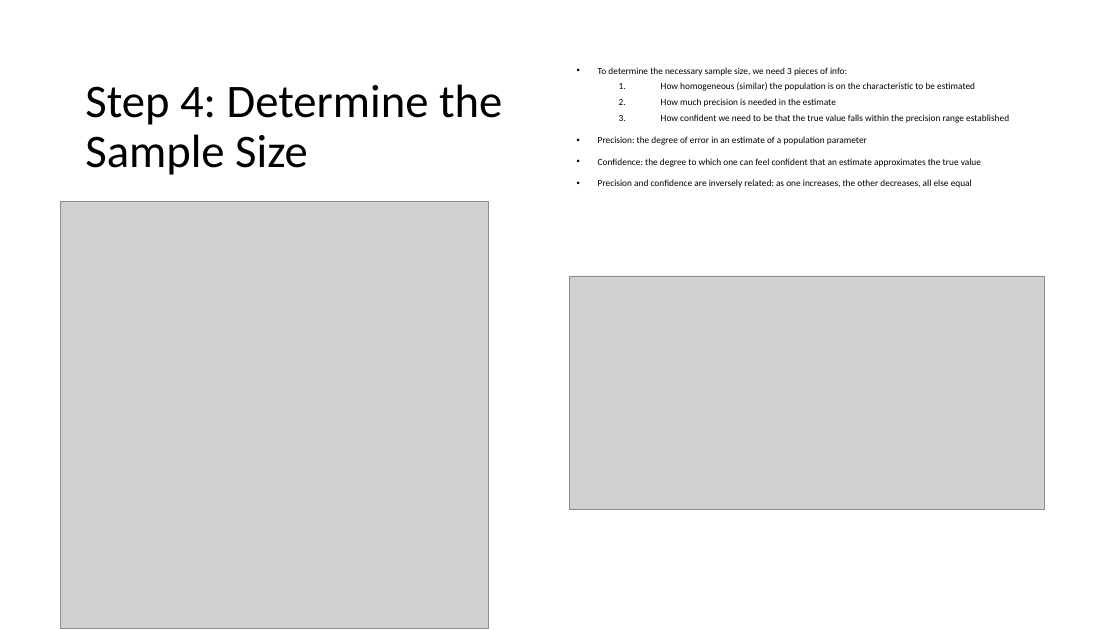
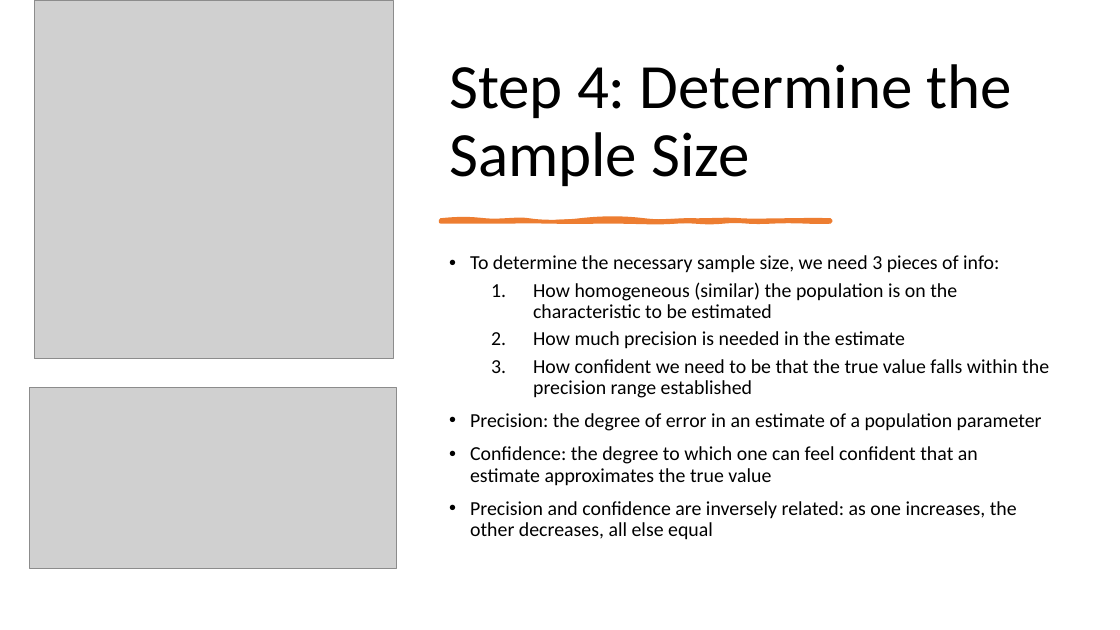
Before and after one commit to mikenguyen13/mar4050, a slide deck: slide 32 of lectures/6/2_Questionnaire Analysis.pptx. Drawn at 1120x630 pixels with LibreOffice and Linux fonts; fonts in the diff are those of the drawing; grey boxes stand for pictures. Boxes give left, top, right and bottom in pixels: in the first picture for what was removed or moved away, otherwise in the second. Text is boxed around its words. In the diff, an @@ line names an element or a change of style, - is before the commit and + after.

```diff
--- a/lectures/6/2_Questionnaire Analysis.pptx
+++ b/lectures/6/2_Questionnaire Analysis.pptx
@@ picture: place and size @@
-picture at [60,202,488,629]
+picture at [34,0,393,359]
@@ title "Step 4: Determine the Sample ...": place and size @@
-title "Step 4: Determine the Sample ..." at [85,84,502,175]
+title "Step 4: Determine the Sample ..." at [449,64,1012,186]
@@ title "Step 4: Determine the Sample ..." at [449,64,1012,186]: size 40 to 54 pt; vertical alignment middle to bottom @@
@@ freeform shape added at [441,220,831,222], fill #ED7D31, outline #ED7D31 3.25 pt @@
@@ text "To determine the necessary sample ...": place and size @@
-text "To determine the necessary sample ..." at [598,67,1009,188]
+text "To determine the necessary sample ..." at [470,255,1049,540]
@@ text "To determine the necessary sample ..." at [470,255,1049,540]: size 8 to 17 pt; vertical alignment middle to top @@
@@ picture: place and size @@
-picture at [570,276,1044,511]
+picture at [29,387,397,568]
```
Also in this commit, not shown: 1 other slide changed, 3 slides removed, 5 other files.
